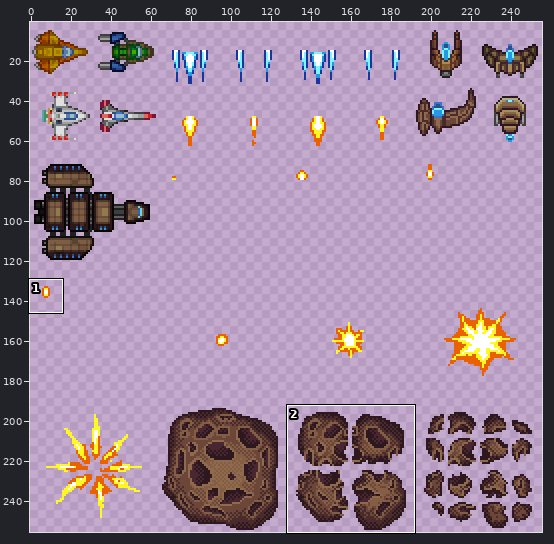
Sprite sheet, stored at cmd/asteroids/asteroids-arcade.png. The first picture is a wide view before the edit; the outline marks the close-up.
Close-up. First the earlier version:
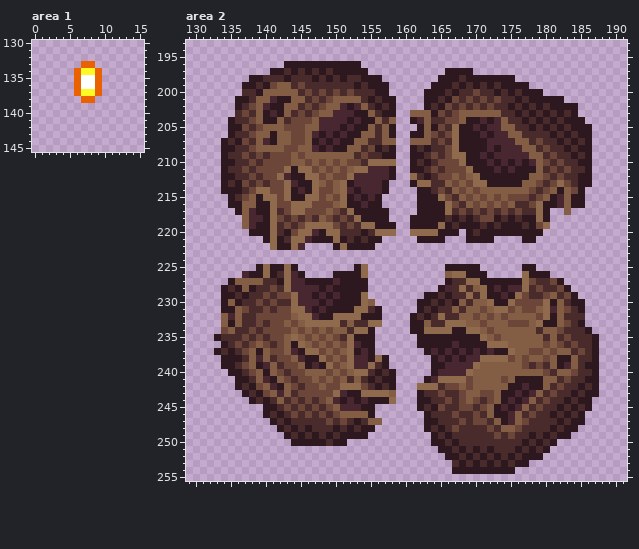
The file is 256x256 pixels. Colours within 5 levels of each other are drawn and written as one. Shown: area 1: x 0..15, y 130..145; area 2: x 129..191, y 193..255. The wide view leaves out empty margins. The commit also changed other parts of the picture, which this record leaves out.
After:
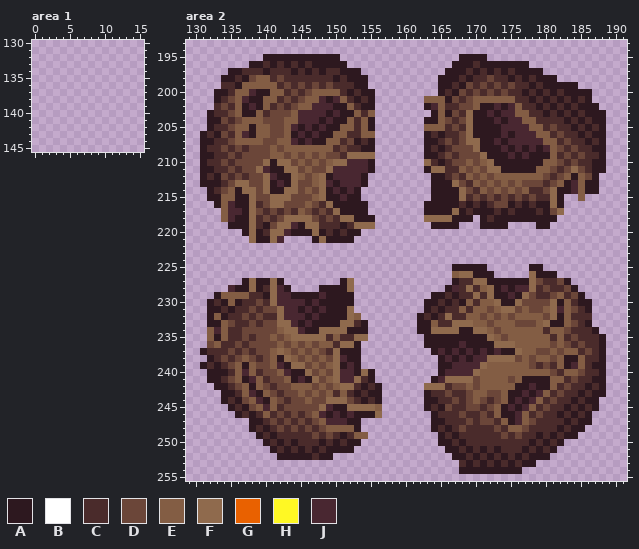
Palette (. is transparent): A #2d181f  B #ffffff  C #4a2b2b  D #6b4639  E #835d44  F #8f6a4d  G #e96100  H #fff824  J #492731
What changed:
Changed rows in their new state; - is an unchanged pixel.
Area 1:
first column x 6:
133 -..-
134 ....
135 ....
136 ....
137 ....
138 -..-
Area 2:
first column x 131:
195 ---------AAAAAAAAAAA-----------------AAAA-----------------
196 -------AACAC-C-C-----..-------------AAACAAAAAAA-----------
197 ----AACCCACC-------C---.--------------CACACACAAAA---------
198 ---AACADEE-DC---C-CACAA-..-------------CCDCC-CACAAA-------
199 ---CCAEEEEECD---D-D----A...------.----DCDCDCDCCACAAAAA----
200 --AACEEJ-A--CD--EEEE-A-AA..-----..---D---DCDC--C-CACAAAA--
201 --ACDEJAA-ECDCDEEJAJ-CA--...----EEE----EEEEEEC--C-C-CACA--
202 --CDCEAJAECDCDEEJJJAAECAA...-----JEC--DEAAJAJEC----C-CAAA-
203 -ACCDEAA-CDDDEJJJJA-AAEC-...--...-EA-CFAAJAJJEEC------CAAA
204 -AADCDEE-DDDEEJJJA-AAECE-...--..AAE-CDF-A--AJJEEC-C--C-CAA
205 -ACCDEEAE-DDEJAJA-AAEECEA...---.-EE-DCFA-AAJJJJEECDC--C-CA
206 ACADCEJA--DD-AJA--AEECC--...--..ACACCDF-A-A-AJJJEECDC--CAA
207 AACCDEEE-DD--JAJ-AEECDACA...--..AACDCDFF-A-A-JJJJEECDC--CA
208 ACCDCD--DD-DEE--EEECDCCAA...--..--ACDDDF-A--A-AJAJEDCDCCAA
209 AACCD--D-DEE----D-DDCFFFF...--..AA--CDDDF-AA-A-AAAE-DCDCCA
210 ACCDCDD-DFAFFD-----FFJJJA...--..F-AC-DEDEF-A-A-AAEE--DCCAA
211 AACCD--DFJAA-FDE-DFJJJJJA...--..AFFCCEDEDFF-A----E---FDCAA
212 ACADCD--DFJAAFEDEFAJJJ-A....--...AACDC-DEDEEEEE-----EAEDA-
213 AAACDFFD-FAJAFDDEFJAJJ-A...---...AAAFDCEDEDEDEDD---EAJE-A-
214 -ACDE-FFD-AA-FDEDFAJA--....----..AAAAFDC-D-D-D-C--F-AJEAA-
215 -AAEEAAFDD-F-DDDEFAAJ-A...-----..-AAAFCDCDCDC-CDCCFA..E---
216 --AEJ-AFCD-F-DDE-CFAA--A..-----.---AA-ACACD-A-ACA-FA...---
217 ---EJJAFDCD--CE-C-CFAA--...----.---AFA-AAA-A-AAAC-DF.-----
218 ---EJAAFCDC-FFFFDC--FFA--..---..FFFF-A-.AC-A-A--A-A-------
219 ----AAAFC-DFFJA--CCCACF--...--...-A-A...A-A-....AA--------
220 ------AF-C-FJAAAF-CA-AA.....--.......-...........---------
221 -------FA--J....-F-A-A....-----....---....----..----------
222 ----------.....----......---------------------------------
225 --------......--------..-----------.----A-----.-A---------
226 ------.........----.....-----------.E-F--A----.F--A-------
227 ----..AFAAF-........-F..-----------.A-C-F-----AFD-CDA-----
228 ---.J-AFA-FJA....-A--F..----------.AJCFCEFAJA-JFCD-CDA----
229 --AEEEE--AFJJAAA---A--..--------.-ACA-CFCF-AJAFD-CDECDA---
230 -AC-------FJJJ-A--A---...------.-ACACAEC-EF-AF---DFAEC-A--
231 -AAC-CCD--DFJJA------F....-----.ACA-CEC-EDE-FDE-DEFJEDCA--
232 -AEACCD--CCFJJJA---AA-E...----.ACACF-C-EDEDED---EDFAE--C--
233 -AA-DC-DCD-FFJAJAAAAFF-A..----.-AE-C--F-ED--E--DEF-AEDCA--
234 -EJEC-D-D--EFFJAAFFFFAAA.-----.-A---F-A-FED-----EC-ED--CA-
235 -E-E-----DE---FFFFCE-CFF.------.--------AFED-----ECECD--CA
236 -DEC----D-DEDED---ECF-A..------.----AJ---A--F----EDEDCD-CA
237 ACC-D--CDDEF-DEDE-CFAA-..-------.AJAJAJAJAJ-AF-E-DED-ECDCA
238 -ACDCDEDCDEAF-DEDE-FJAA....------.AJAJA-J---FDED-EDE-AE-CA
239 ACACDEA-DD-JAFFDEDEFAJA....------.-A---JF-----EDCDCEAJEC-A
240 -AAACEJECDDEJAAFD--FJJA-A...-----.A---JF---------EDC-ED-CA
241 -AACDE-J-CDDEAJAF--FJJF--...----.AJ---FD---EDE---A-ECD-C-A
242 --AACDE-EDCDDEEE---E--CA--..---.--FC-DED----E-AJ-AECD-CACA
243 ---AACEJ-EDCDDE-E-ECEC-CAA..---.A-CD-CD-E-DE-AJAJECD-CAC-A
244 ---ACADEJ-ED--DED-FFFDCAC-..---.-A-CDCDEDCDEAJAJECD-CAC-A-
245 ----ACADEJE--D-D-FJAAFFFFE-----.ACAD-C-DCDEAJAJECD-CACACA-
246 -----ACACE-D----EJAJAJAA-F------.A--CD-CDCE-AJECD-CACACA--
247 -------AACD-D-D-DEJJJA-...------.-A--CDC-DCEAJED---CAC-A--
248 -------ACACD-D-D-DEEEEA..-------.ACACD---CDC-ED---CAC-A---
249 --------ACACC-C-D-D--CEE---------.ACA-----CDCD-CACAC-A----
250 ---------ACAC-CCC---CAA----------.-ACA--------CACACA------
251 ----------ACACACACAAAA------------.-ACACACA--CACACA-------
252 -----------AAAAACAA----------------.-ACACACACAC--A--------
253 ------------------------------------.CACACACAC-A----------
254 ------------------------------------.--------A------------
